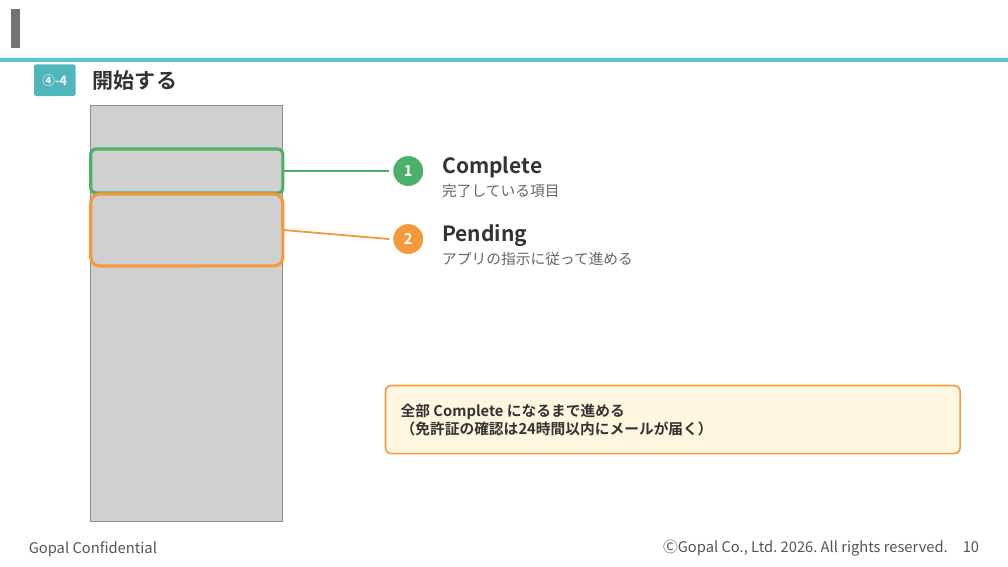
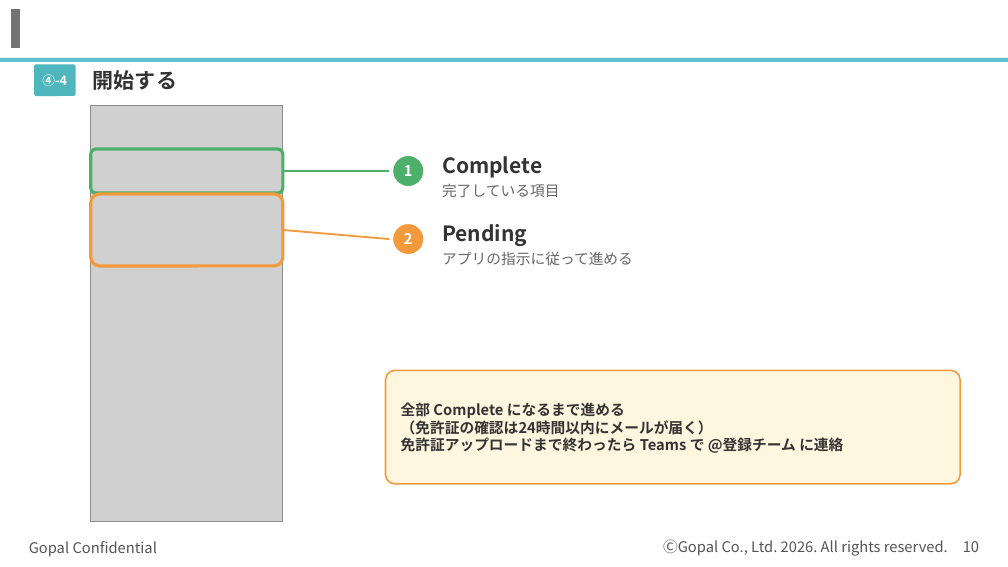
Before and after one commit to kagayugopal-eng/tamu, a slide deck: slide 10 of out/登録の流れ_書類準備まで.pptx. Drawn at 1008x567 pixels with LibreOffice and Linux fonts; fonts in the diff are those of the drawing; grey boxes stand for pictures; background and template pictures are left out. Boxes give left, top, right and bottom in pixels: in the first picture for what was removed or moved away, otherwise in the second. Text is boxed around its words. In the diff, an @@ line names an element or a change of style, - is before the commit and + after.

```diff
--- a/out/登録の流れ_書類準備まで.pptx
+++ b/out/登録の流れ_書類準備まで.pptx
@@ rounded rectangle resized from (x1=386, y1=386, x2=960, y2=454) to (x1=386, y1=371, x2=960, y2=484) @@
@@ text at (x1=401, y1=437, x2=843, y2=453): paragraph added @@
+免許証アップロードまで終わったら Teams で @登録チーム に連絡
```
Also in this commit, not shown: 2 other slides changed.
